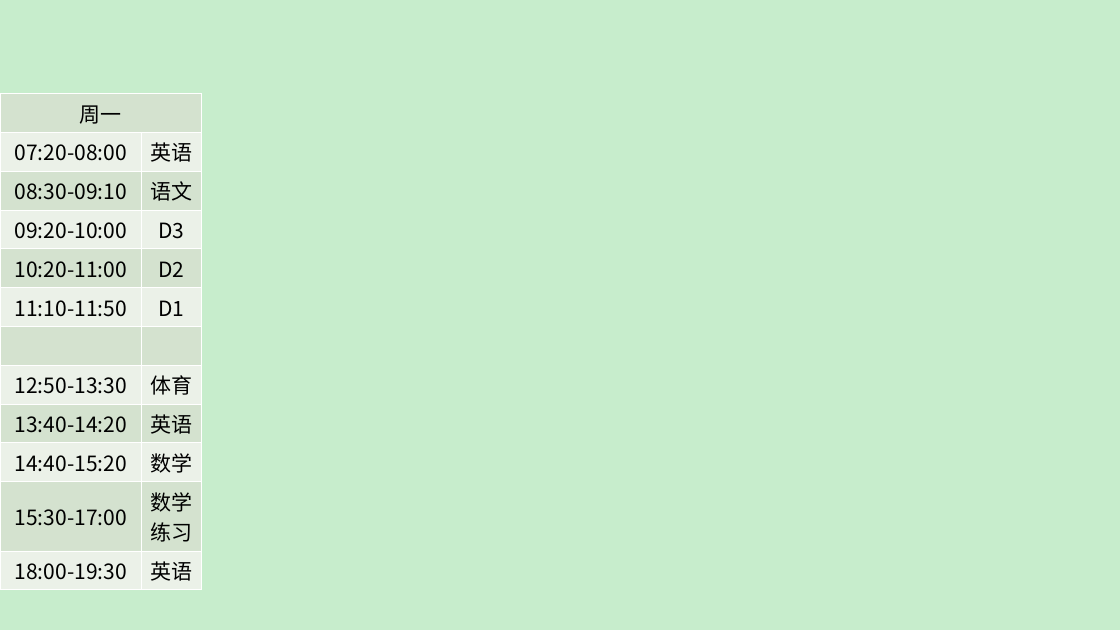
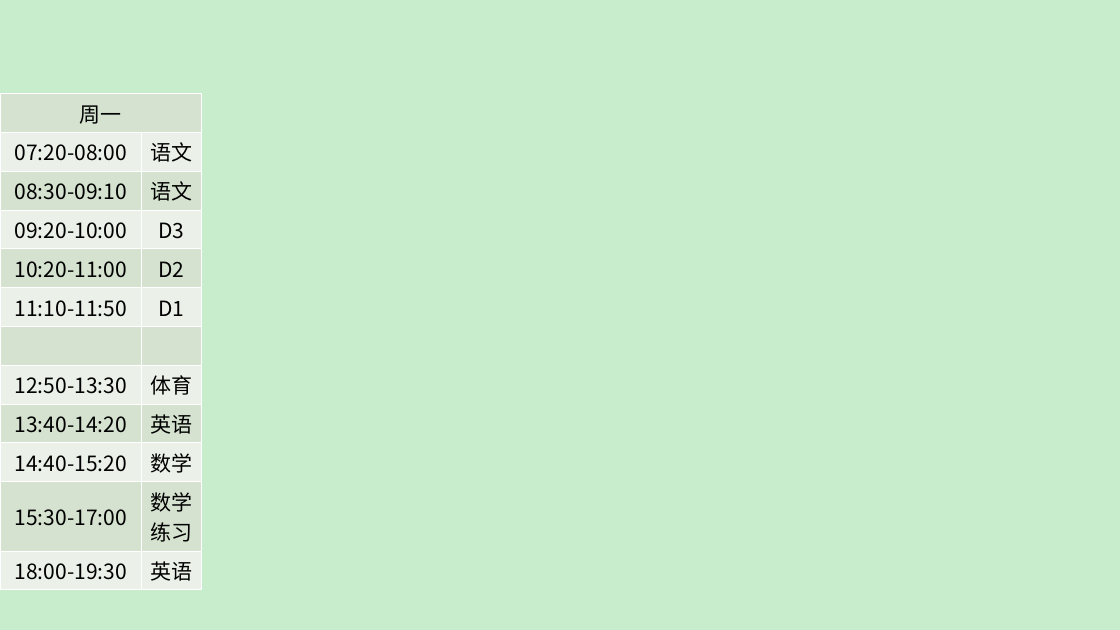
Before and after one commit to ZhichuCen/multifunctionwallpaper, a slide deck: slide 1 of 课表.pptx. Drawn at 1120x630 pixels with LibreOffice and Linux fonts; fonts in the diff are those of the drawing. Boxes give left, top, right and bottom in pixels: in the first picture for what was removed or moved away, otherwise in the second. Text is boxed around its words. In the diff, an @@ line names an element or a change of style, - is before the commit and + after.

```diff
--- a/课表.pptx
+++ b/课表.pptx
@@ table at [0,93,202,585] @@
-row 2, column 2: 英语
+row 2, column 2: 语文
```
Also in this commit, not shown: 3 other slides changed, 1 slide added, 3 other files.
